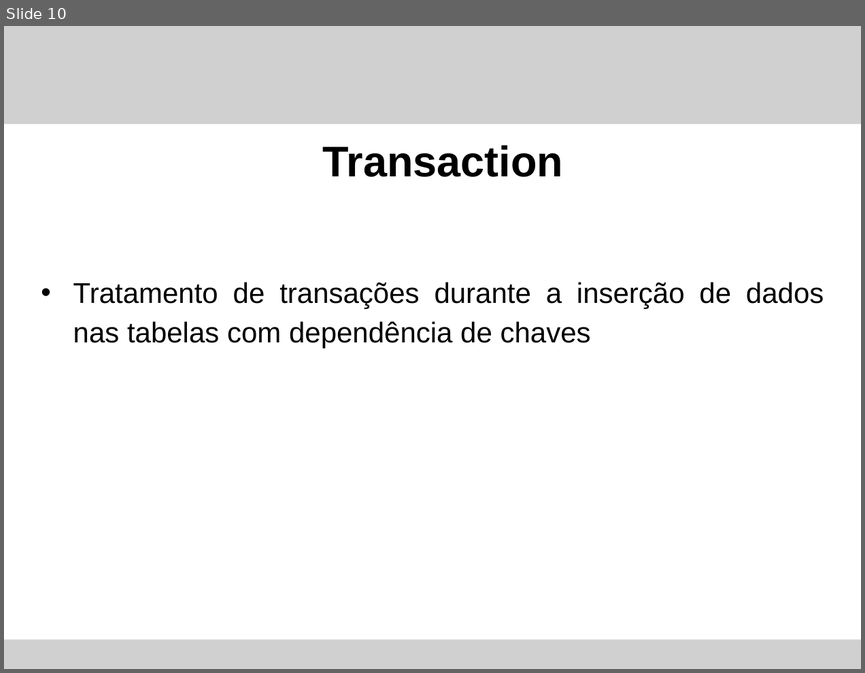
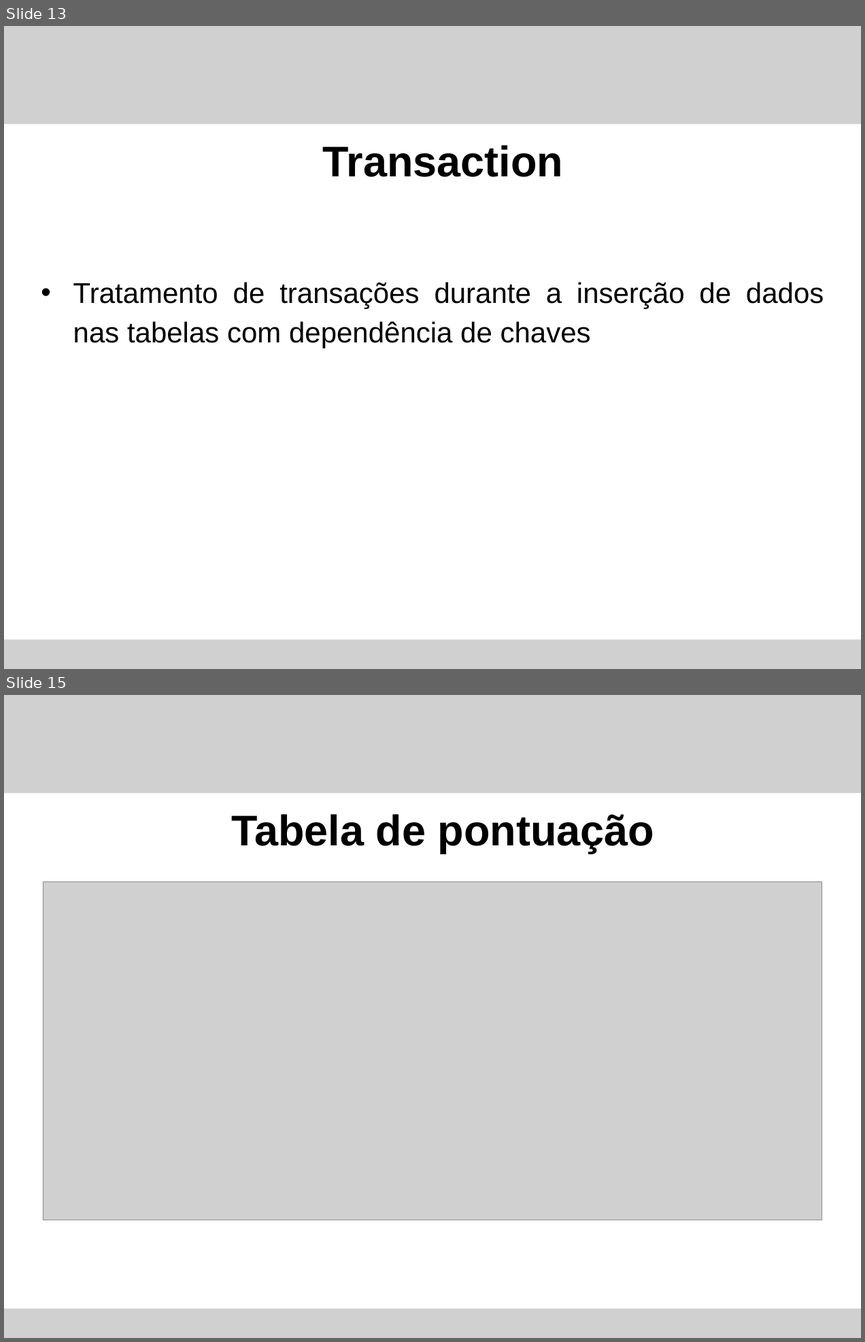
Before and after one commit to tomiokaPedro/POTIGUA_TOMIOKA, a slide deck: Trabalho_final/apresentacao.pptx. Shown one above the other, each under a label of ours: slide 10 before the commit, slides 13 and 15 after it; the slides between them are not shown. The pictures are 865x673 and 865x1342 pixels, drawn with LibreOffice and Linux fonts; fonts in the diff are those of the drawing; grey boxes stand for pictures. Boxes give left, top, right and bottom in pixels: in the first picture for what was removed or moved away, otherwise in the second. Text is boxed around its words. In the diff, an @@ line names an element or a change of style, - is before the commit and + after.

```diff
--- a/Trabalho_final/apresentacao.pptx
+++ b/Trabalho_final/apresentacao.pptx
@@ slide 15 added at bbox=[4, 695, 861, 1338], background #FFFFFF @@
@@ picture added at bbox=[4, 695, 861, 793] @@
@@ title added at bbox=[232, 814, 654, 853], 36 pt, text #000000, bold @@
+Tabela de pontuação
@@ picture added at bbox=[43, 882, 822, 1219] @@
@@ picture added at bbox=[4, 1308, 861, 1338] @@
@@ what was slide 10 is now slide 13 @@
```
Also in this commit, not shown: 2 slides changed, 4 other slides added, 6 other files.
